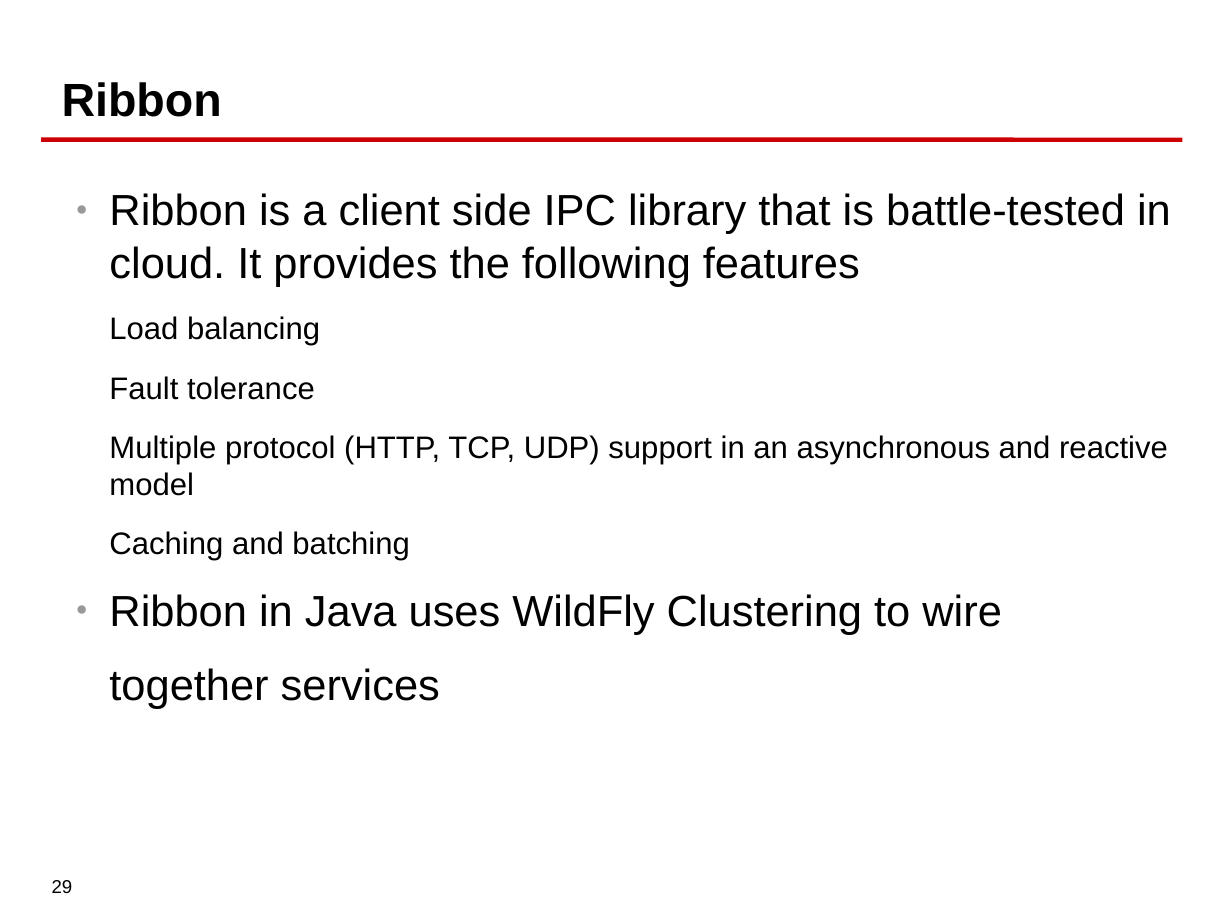
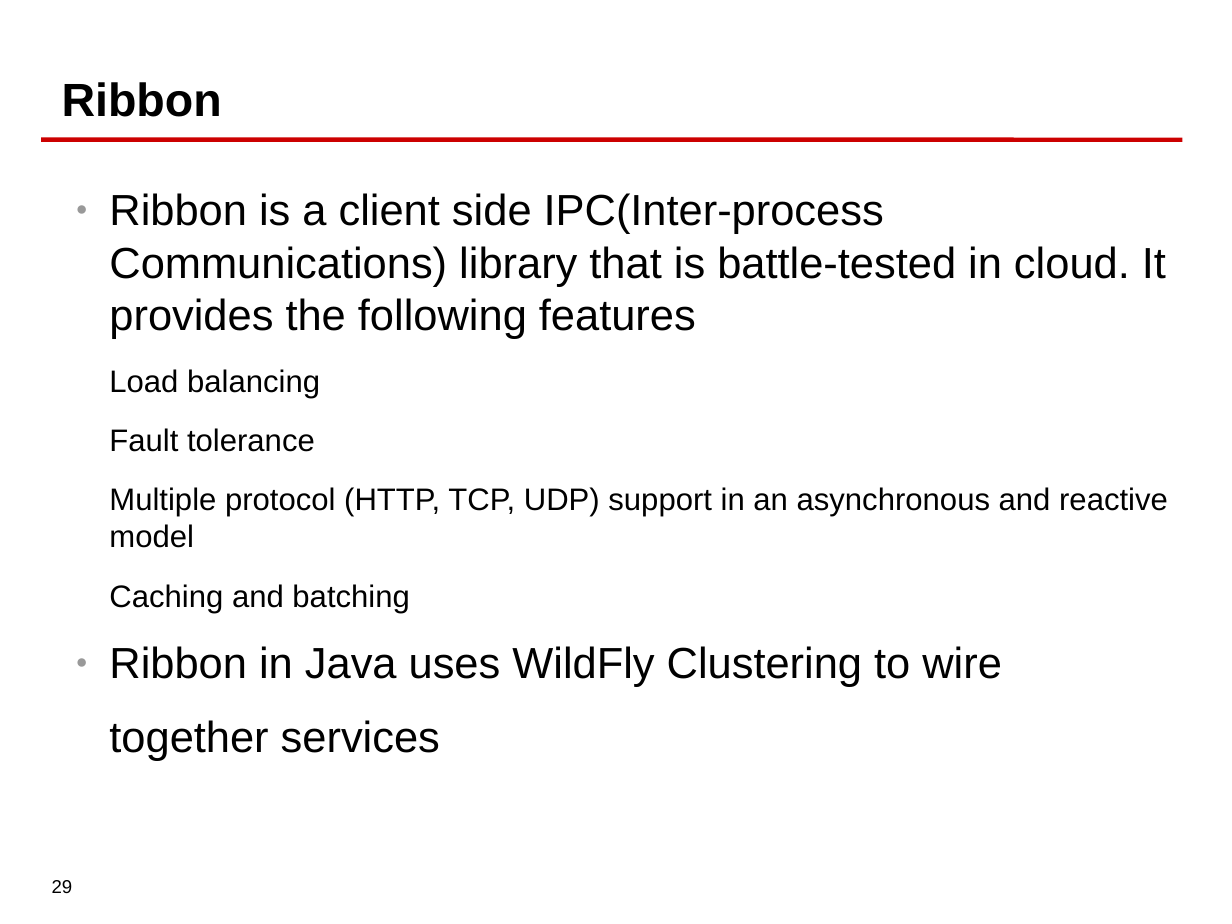
Before and after one commit to jbugbeijing/swarmmsa, a slide deck: slide 29 of presentation/Build-service-with-swarm-step-by-step.odp. Drawn at 1232x924 pixels with LibreOffice and Linux fonts; fonts in the diff are those of the drawing; background and template pictures are left out. Boxes give left, top, right and bottom in pixels: in the first picture for what was removed or moved away, otherwise in the second. Text is boxed around its words. In the diff, an @@ line names an element or a change of style, - is before the commit and + after.

```diff
--- a/presentation/Build-service-with-swarm-step-by-step.odp
+++ b/presentation/Build-service-with-swarm-step-by-step.odp
@@ text at (109, 193, 1166, 339): text changed @@
-● Ribbon is a client side IPC library that is battle-tested in cloud. It provides the following features
+● Ribbon is a client side IPC(Inter-process Communications) library that is battle-tested in cloud. It provides the following features
```
Also in this commit, not shown: 2 other slides changed.
